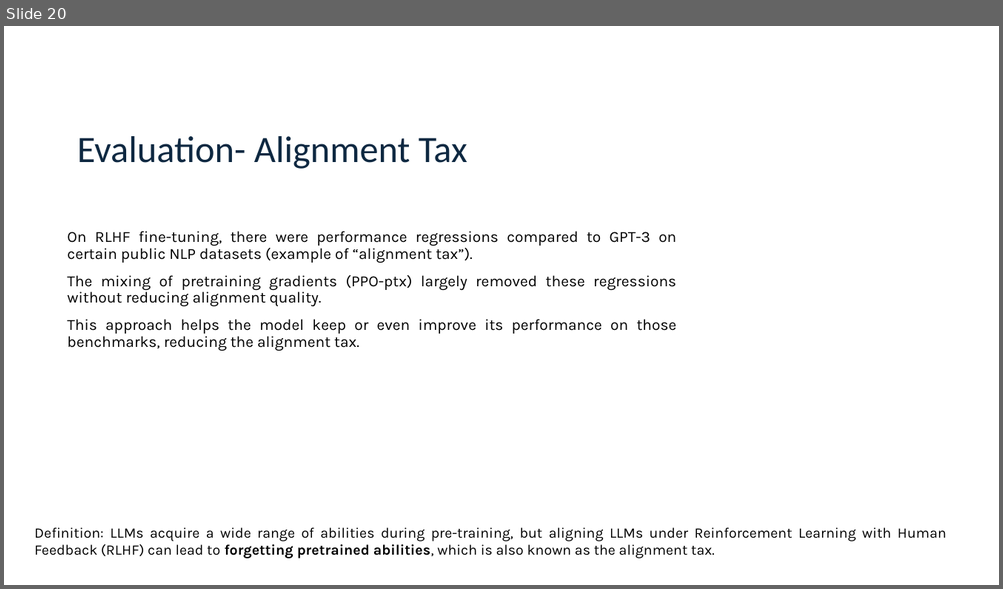
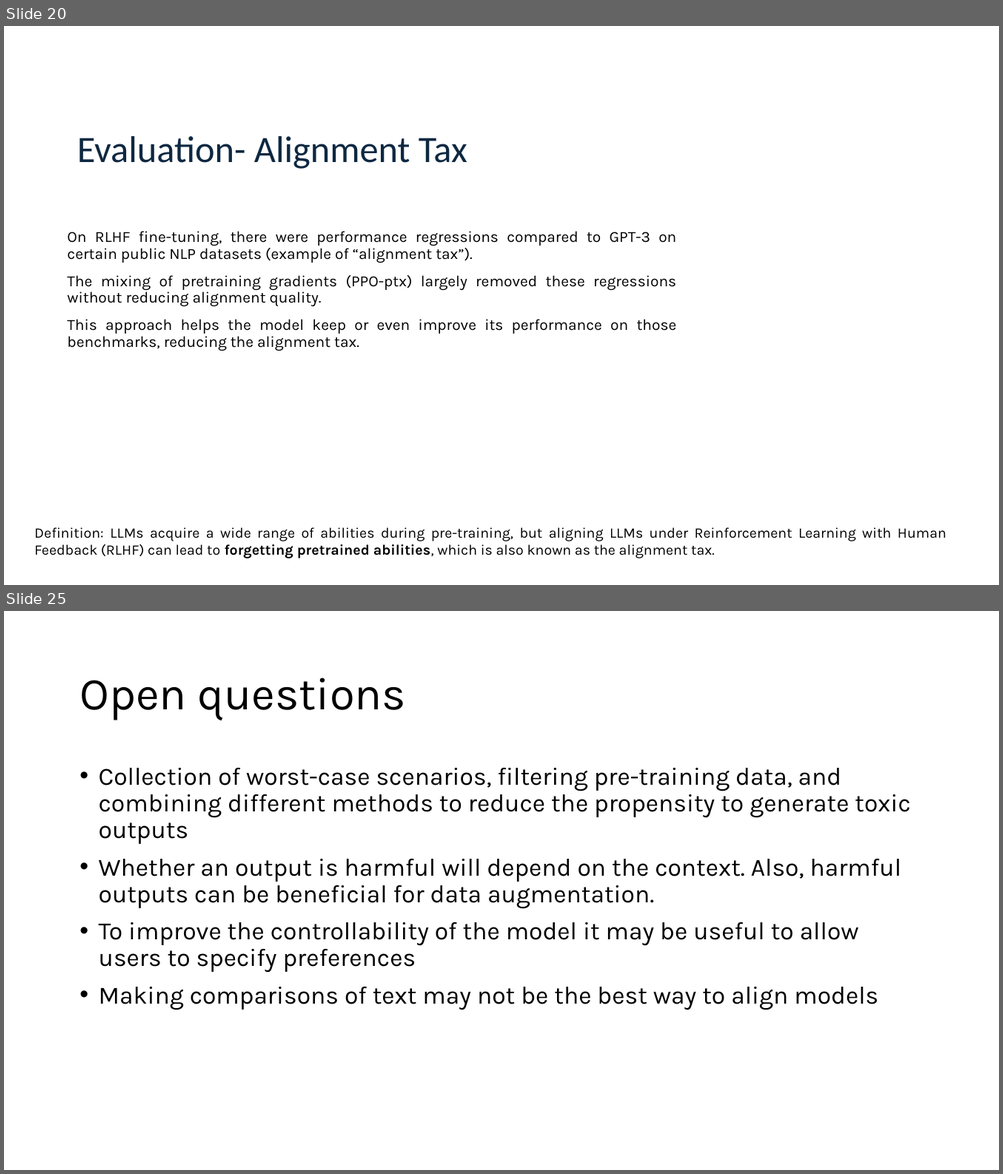
Before and after one commit to logus2k/genai_paper, a slide deck: final/final_version.pptx. Shown one above the other, each under a label of ours: slide 20 before the commit, slides 20 and 25 after it; the slides between them are not shown. The pictures are 1003x589 and 1003x1174 pixels, drawn with LibreOffice and Linux fonts; fonts in the diff are those of the drawing. Boxes give left, top, right and bottom in pixels: in the first picture for what was removed or moved away, otherwise in the second. Text is boxed around its words. In the diff, an @@ line names an element or a change of style, - is before the commit and + after.

```diff
--- a/final/final_version.pptx
+++ b/final/final_version.pptx
@@ slide 25 added at (4, 611, 999, 1170), background #FFFFFF @@
@@ title added at (79, 678, 406, 721), 44 pt, text #000000 @@
+Open questions
@@ text added at (99, 768, 910, 1011), 24 pt, text #000000 @@
+• Collection of worst-case scenarios, filtering pre-training data, and combining different methods to reduce the propensity to generate toxic outputs
+• Whether an output is harmful will depend on the context. Also, harmful outputs can be beneficial for data augmentation.
+• To improve the controllability of the model it may be useful to allow users to specify preferences
+• Making comparisons of text may not be the best way to align models
```
Also in this commit, not shown: 5 other slides added, 1 slide removed, 2 other files.
